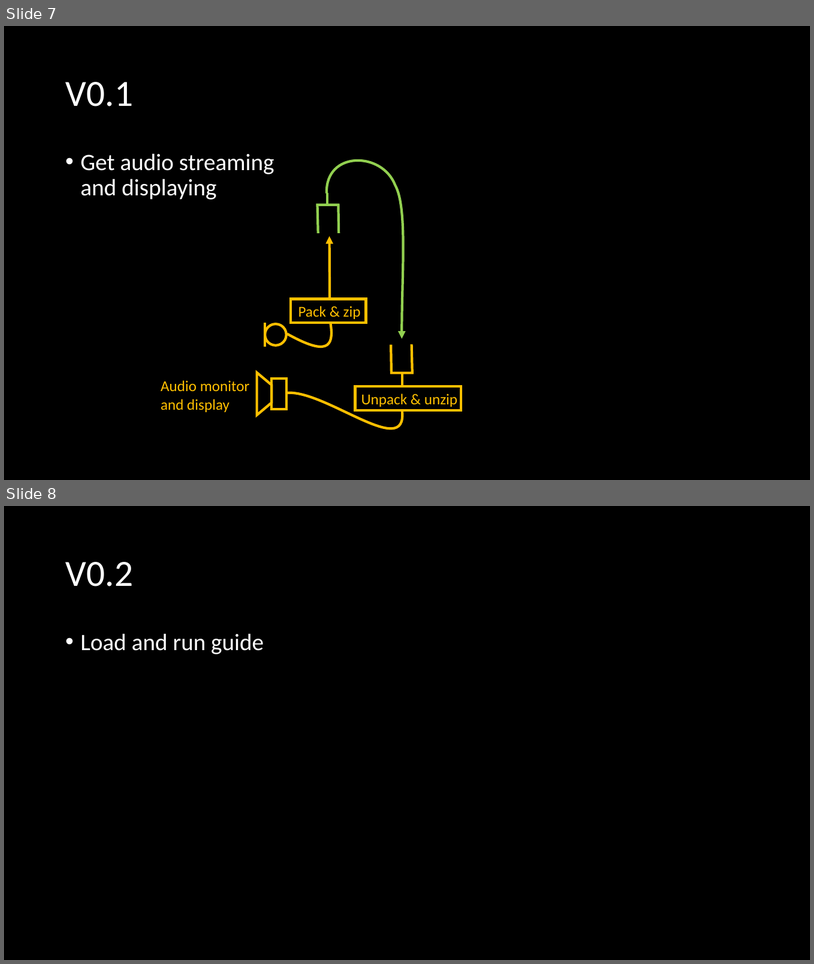
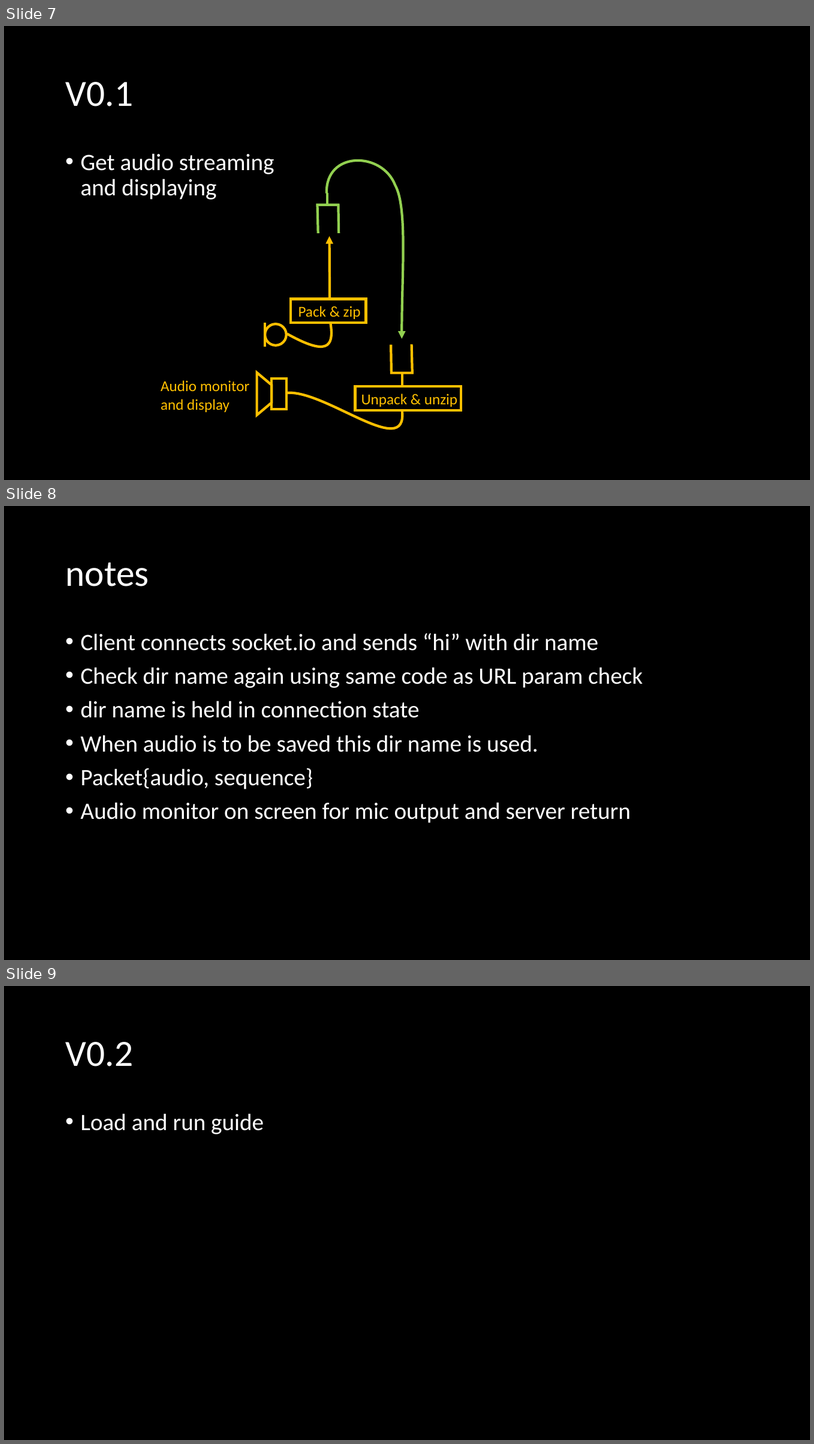
Before and after one commit to sweatysock/jock, a slide deck: design notes.pptx. Shown one above the other, each under a label of ours: slides 7 and 8 before the commit, slides 7, 8 and 9 after it. The pictures are 814x964 and 814x1444 pixels, drawn with LibreOffice and Linux fonts; fonts in the diff are those of the drawing. Boxes give left, top, right and bottom in pixels: in the first picture for what was removed or moved away, otherwise in the second. Text is boxed around its words. In the diff, an @@ line names an element or a change of style, - is before the commit and + after.

Commit message:
Audio flow good now. Checking server id handling for multiple clients"

```diff
--- a/design notes.pptx
+++ b/design notes.pptx
@@ slide 8 added at (x1=4, y1=506, x2=810, y2=960), background #000000 @@
@@ title added at (x1=65, y1=562, x2=149, y2=586), 44 pt, text #FFFFFF @@
+notes
@@ text added at (x1=81, y1=633, x2=643, y2=823), 28 pt, text #FFFFFF @@
+• Client connects socket.io and sends “hi” with dir name
+• Check dir name again using same code as URL param check
+• dir name is held in connection state
+• When audio is to be saved this dir name is used.
+• Packet{audio, sequence}
+• Audio monitor on screen for mic output and server return
@@ what was slide 8 is now slide 9 @@
```
Also in this commit, not shown: 2 other files.
